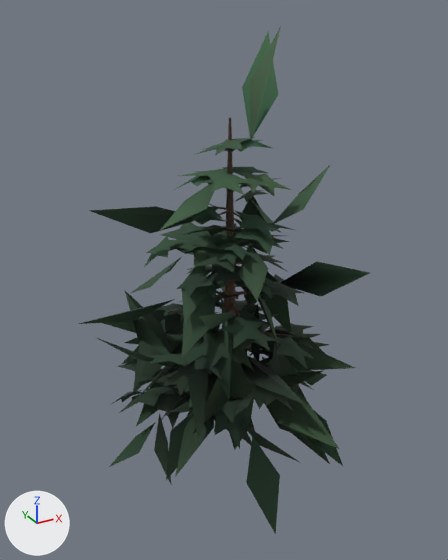
A saved change to the glTF model public/ark/assets/v1/trees/spruce-b.lod1.glb.
The view is the same before and after, from a 50 mm lens placed at (-6.91, -12.33, 9.84), pointed at (-0.17, -0.07, 3.71). Lighting does not change. The marker at lower left points along +X, +Y and +Z. The older version comes first.
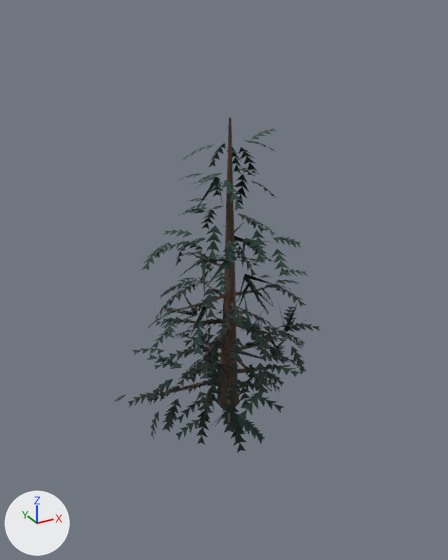
What differs and where, as boxes (x1, y1, x2, y2) in the pictures (448 x 560 px):
'Mesh_0', reshaped (29% narrower, 34% shorter)
    before: (79, 27, 370, 534)
    after: (114, 118, 320, 453)
part 1 of me_mesh_0, rebuilt
    before: (235, 261, 243, 265)
    after: (239, 260, 261, 267)
part 2 of me_mesh_0, deleted
    before: (79, 27, 370, 534)
part 3 of me_mesh_0, cut back
    before: (144, 144, 308, 440)
    after: (114, 128, 320, 453)

Diff of the bpy script that builds the scene:
```diff
--- a/public/ark/assets/v1/trees/spruce-b.lod1.glb.py
+++ b/public/ark/assets/v1/trees/spruce-b.lod1.glb.py
@@ me_mesh_0 @@
 # used by ob_mesh_0; location = (0.0, 0.0, 0.0)
-me_mesh_0.from_pydata(...)  # 2186 vertices, 2200 faces; spans x -3.8..3.99, y -3.53..3.36, z -1.59..9.51
+me_mesh_0.from_pydata(...)  # 3129 vertices, 2198 faces; spans x -2.79..2.78, y -2.75..2.5, z -0.79..7.62
+# me_mesh_0 part 1: the loose piece of 12 vertices spanning x -0.02..1.31, y -0.11..0.34, z 3.86..4.14 is rebuilt with 13 vertices and now spans x 0.28..1.02, y -0.07..0.34, z 3.73..4.11
+# me_mesh_0 part 2: 176 loose pieces with 1419 vertices, spanning x -3.8..3.99, y -3.53..3.36, z -1.59..9.51, are deleted
+# me_mesh_0 part 3: 426 vertices removed from x -2.51..2.59, y -2.11..2.75, z 0.03..6.97; 2787 vertices added at x -2.79..2.78, y -2.75..2.5, z -0.79..7.31
 me_mesh_0.materials.append(mat_ark_vertex_colour)
```
